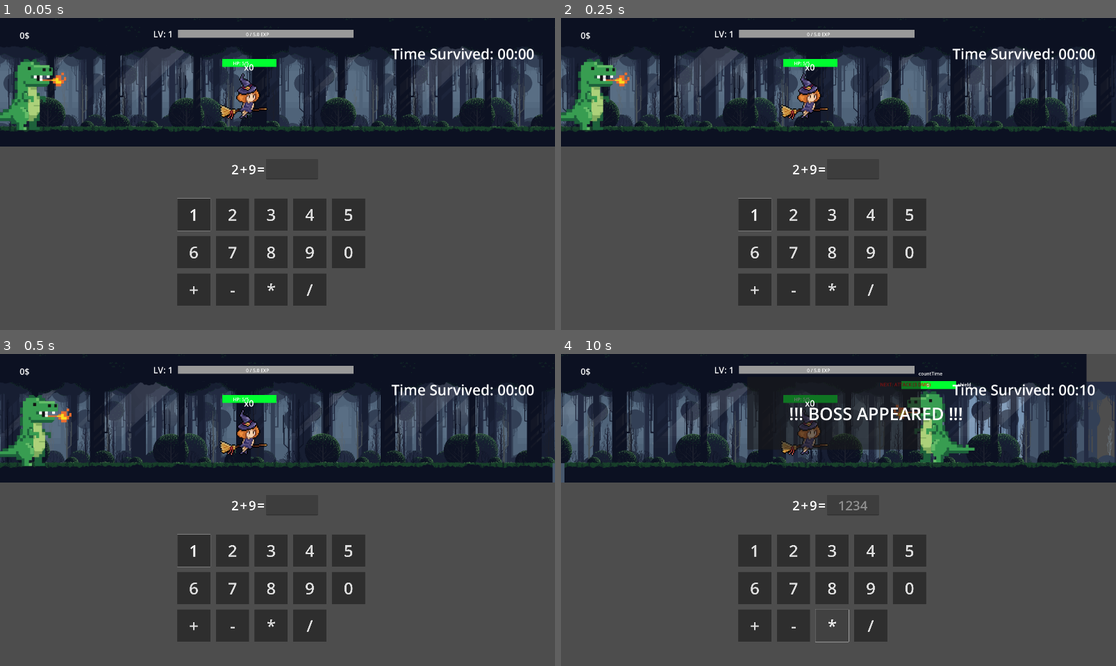
Above: before the commit, frames 1-4 (two rows, left to right).
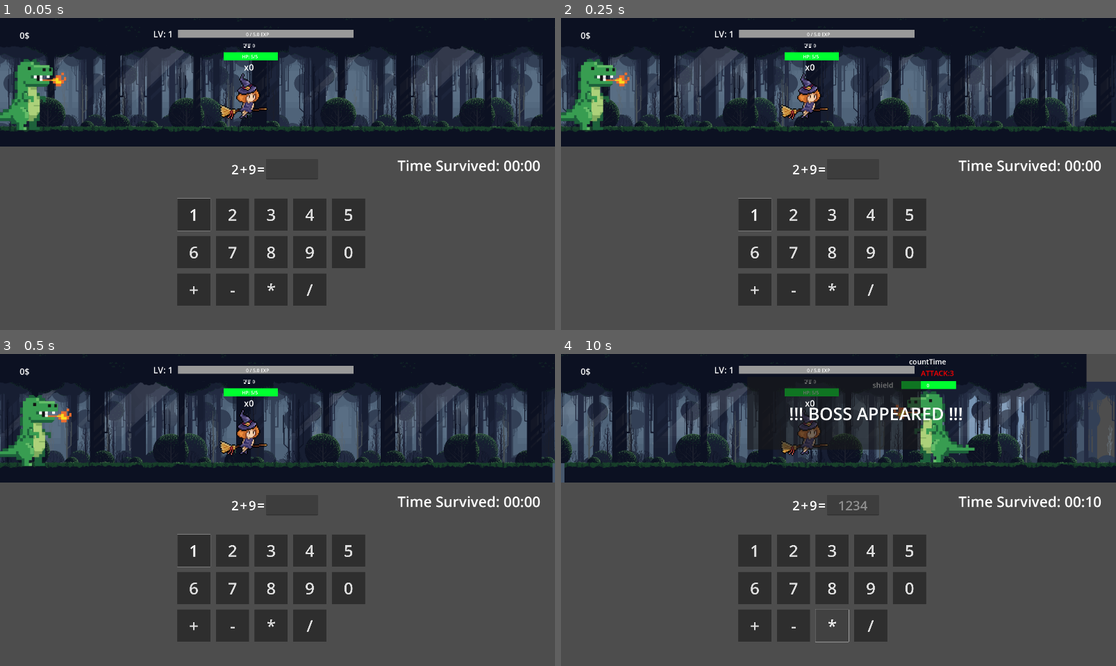
Above: after the commit, the same moments.

Repository: iqern112/MathRunner-ImproveMathGame
Game: Godot game, scene res://Scene/Main.tscn
Two runs of this game, one before a commit and one after it. Both use one fixed random seed, a clock stepped at 60 frames per second and the inputs below.
Inputs:
- Up to frame 1 (0.05 s): no input
- Up to frame 2 (0.25 s): no input
- Up to frame 3 (0.5 s): no input
- Up to frame 4 (10 s): click "1" at 0.5 s; click "2" at 1.25 s; click "3" at 2 s; click "4" at 2.75 s; click "5" at 3.5 s; click "6" at 4.25 s; click "7" at 5 s; click "8" at 5.75 s; click "9" at 6.5 s; click "0" at 7.25 s; click "+" at 8 s; click "-" at 8.75 s; click "*" at 9.5 s

The runs differ from the first frame. In frame 1, 1.2% of the frame differs, in the area x 40-98%, y 8-50%; in frame 2, 1.2%; in frame 3, 1.2%; in frame 4, 1.5%, in the area x 40-98%, y 1-50%.

Commit message:
bossFinish

Diff:
--- a/Scene/Main.tscn
+++ b/Scene/Main.tscn
@@ -18,7 +18,7 @@
 [ext_resource type="Script" uid="uid://dx0l5r4tss1qh" path="res://Script/dino.gd" id="15_gclda"]
 [ext_resource type="Texture2D" uid="uid://xq6jkf6vji0w" path="res://Asset/cha/2.png" id="15_sc4dx"]
 [ext_resource type="Script" uid="uid://dsl7fl1fmwx6u" path="res://Script/game_over_ui.gd" id="17_kp1vv"]
-[ext_resource type="Script" uid="uid://rnfbmb3j5cbc" path="res://Scene/NumpadManager.gd" id="18_hmjy8"]
+[ext_resource type="Script" uid="uid://rnfbmb3j5cbc" path="res://Script/NumpadManager.gd" id="18_hmjy8"]
 
 [sub_resource type="CircleShape2D" id="CircleShape2D_mr7am"]
 radius = 80.0
@@ -173,10 +173,10 @@
 position = Vector2(1061, 788)
 
 [node name="PlayerHp" type="ProgressBar" parent="CharacterBody2D"]
-offset_left = 869.0
-offset_top = 390.0
-offset_right = 1057.0
-offset_bottom = 417.0
+offset_left = 874.0
+offset_top = 367.0
+offset_right = 1062.0
+offset_bottom = 394.0
 theme_override_styles/background = SubResource("StyleBoxFlat_hmjy8")
 theme_override_styles/fill = SubResource("StyleBoxFlat_e6irg")
 max_value = 5.0
@@ -190,12 +190,13 @@
 offset_right = 146.0
 offset_bottom = 26.0
 text = "0"
+horizontal_alignment = 1
 
 [node name="Shield" type="Label" parent="CharacterBody2D"]
-offset_left = -10.0
-offset_top = 71.0
-offset_right = 30.0
-offset_bottom = 94.0
+offset_left = 942.0
+offset_top = 332.0
+offset_right = 982.0
+offset_bottom = 355.0
 
 [node name="Dino" type="CharacterBody2D" parent="." node_paths=PackedStringArray("player")]
 position = Vector2(-904, -212)
@@ -239,31 +240,34 @@
 horizontal_alignment = 1
 
 [node name="Hint" type="Label" parent="Boss"]
-offset_left = 805.0
-offset_top = 319.0
-offset_right = 850.0
-offset_bottom = 342.0
+offset_left = 946.0
+offset_top = 274.0
+offset_right = 995.0
+offset_bottom = 309.0
+theme_override_font_sizes/font_size = 25
 text = "hint"
 
 [node name="Shield" type="Label" parent="Boss"]
-offset_left = 1074.0
-offset_top = 319.0
-offset_right = 1121.0
-offset_bottom = 342.0
+offset_left = 779.0
+offset_top = 315.0
+offset_right = 851.0
+offset_bottom = 350.0
+theme_override_font_sizes/font_size = 25
 text = "shield"
 
 [node name="CountTime" type="Label" parent="Boss"]
-offset_left = 938.0
-offset_top = 281.0
-offset_right = 1021.0
-offset_bottom = 304.0
+offset_left = 905.0
+offset_top = 234.0
+offset_right = 1034.0
+offset_bottom = 276.0
+theme_override_font_sizes/font_size = 25
 text = "countTime"
+
+[node name="BossActionTimer" type="Timer" parent="."]
 
 [node name="ShopTimer" type="Timer" parent="."]
 wait_time = 90.0
 autostart = true
-
-[node name="BossActionTimer" type="Timer" parent="."]
 
 [node name="CanvasLayer" type="CanvasLayer" parent="."]
 
@@ -437,10 +441,10 @@
 text = "Retry"
 
 [node name="TotalTimeLabel" type="Label" parent="CanvasLayer"]
-offset_left = 1354.0
-offset_top = 89.0
-offset_right = 1435.0
-offset_bottom = 158.0
+offset_left = 1375.0
+offset_top = 476.0
+offset_right = 1456.0
+offset_bottom = 545.0
 theme_override_font_sizes/font_size = 50
 text = "0"
 
@@ -531,6 +535,7 @@
 theme_override_styles/normal = SubResource("StyleBoxFlat_bf81u")
 
 [node name="ActionPanel" type="PanelContainer" parent="CanvasLayer"]
+process_mode = 3
 visible = false
 offset_left = 442.0
 offset_top = 251.0
@@ -539,6 +544,7 @@
 theme_override_styles/panel = SubResource("StyleBoxFlat_uq86q")
 
 [node name="VBoxContainer" type="VBoxContainer" parent="CanvasLayer/ActionPanel"]
+process_mode = 3
 layout_mode = 2
 size_flags_horizontal = 4
 size_flags_vertical = 0
@@ -546,12 +552,15 @@
 alignment = 1
 
 [node name="Label" type="Label" parent="CanvasLayer/ActionPanel/VBoxContainer"]
+process_mode = 3
 layout_mode = 2
 theme_override_font_sizes/font_size = 50
 theme_override_styles/normal = SubResource("StyleBoxEmpty_aa3qu")
 text = "action"
+horizontal_alignment = 1
 
 [node name="ActionSelect" type="HBoxContainer" parent="CanvasLayer/ActionPanel/VBoxContainer"]
+process_mode = 3
 layout_mode = 2
 theme_override_constants/separation = 50
 alignment = 1
@@ -560,13 +569,19 @@
 process_mode = 3
 custom_minimum_size = Vector2(150, 150)
 layout_mode = 2
-theme_override_styles/normal = SubResource("StyleBoxFlat_bf81u")
+theme_override_font_sizes/font_size = 25
+theme_override_styles/normal = SubResource("StyleBoxFlat_bf81u")
+text = "Attack
+(5 DMG)"
 
 [node name="Block" type="Button" parent="CanvasLayer/ActionPanel/VBoxContainer/ActionSelect"]
 process_mode = 3
 custom_minimum_size = Vector2(150, 150)
 layout_mode = 2
-theme_override_styles/normal = SubResource("StyleBoxFlat_bf81u")
+theme_override_font_sizes/font_size = 25
+theme_override_styles/normal = SubResource("StyleBoxFlat_bf81u")
+text = "Block
+(5 SHILD)"
 
 [node name="ShopPanel" type="PanelContainer" parent="CanvasLayer"]
 process_mode = 3
--- a/Script/character_body_2d.gd
+++ b/Script/character_body_2d.gd
@@ -43,8 +43,8 @@
 
 	# 3. เอฟเฟกต์ตัวยืด (Squash & Stretch)
 	var scale_tween = create_tween()
-	scale_tween.tween_property($Sprite2D, "scale", Vector2(1.4, 0.7), 0.1) # ตัวแบนและยาว
-	scale_tween.tween_property($Sprite2D, "scale", Vector2(1.0, 1.0), 0.2) # กลับสู่ปกติ
+	scale_tween.tween_property($CollisionShape2D/Sprite2D, "scale", Vector2(1.4, 0.7), 0.1) # ตัวแบนและยาว
+	scale_tween.tween_property($CollisionShape2D/Sprite2D, "scale", Vector2(1.0, 1.0), 0.2) # กลับสู่ปกติ
 
 func on_answer_correct():
 	speed += acceleration # วิ่งเร็วขึ้นเพื่อทิ้งห่าง
--- a/Script/dino.gd
+++ b/Script/dino.gd
@@ -20,10 +20,4 @@
 	var distance = player.global_position.x - global_position.x
 
 	if distance <= 190:
-		# 1. หยุดการทำงานของเกมทั้งหมด
-		get_tree().paused = true
-		var main = get_parent()
-		main.stop_game()
-		# 2. แสดงหน้าต่าง Game Over (ต้องอ้างอิงไปที่โหนด UI ของคุณ)
-		# สมมติว่า UI อยู่ที่เมนูหลัก
-		$"../CanvasLayer/GameOverUI".visible = true
+		$"../CanvasLayer/GameOverUI".game_over()
--- a/Script/game_over_ui.gd
+++ b/Script/game_over_ui.gd
@@ -5,3 +5,8 @@
 	get_tree().paused = false
 	# 2. เริ่มเกมใหม่
 	get_tree().reload_current_scene()
+
+func game_over():
+	get_tree().paused = true
+	$"../..".stop_game()
+	$".".visible = true
--- a/Script/main.gd
+++ b/Script/main.gd
@@ -78,11 +78,13 @@
 
 func _ready() -> void:
 	# สุ่มเมล็ดพันธุ์ (Seed) เพื่อให้การสุ่มแต่ละครั้งไม่เหมือนเดิม
+	# ดึงโฟกัสมาที่หน้าต่างเกมเพื่อให้รับ Input ได้ทันที
+	await get_tree().process_frame # รอให้ Engine เตรียมตัว 1 เฟรม
+	focus_numpad()
 	randomize()
 	numpad.digit_pressed.connect(_on_numpad_digit)
 	numpad.delete_pressed.connect(_on_numpad_delete)
 	numpad.submit_pressed.connect(check_all_answers)
-	#boss_node.global_position.y = $CharacterBody2D.global_position.y + 400
 	# เชื่อมสัญญาณจาก Timer
 	shop_timer.timeout.connect(_on_shop_timer_timeout)
 	# เชื่อมสัญญาณปุ่มในร้านค้า
@@ -147,11 +149,11 @@
 	# 2. สุ่มค่าพลัง (3-5) ไว้ล่วงหน้าเพื่อโชว์ Hint
 	if boss_action == "ATTACK":
 		boss_next_damage = randi_range(3, 5)
-		boss_hint_label.text = "NEXT: ATTACK (%d DMG)" % boss_next_damage
+		boss_hint_label.text = "ATTACK:%d" % boss_next_damage
 		boss_hint_label.modulate = Color.RED
 	else:
 		boss_next_block = randi_range(3, 5)
-		boss_hint_label.text = "NEXT: BLOCK (+%d SHIELD)" % boss_next_block
+		boss_hint_label.text = "BLOCK:+%d" % boss_next_block
 		boss_hint_label.modulate = Color.CYAN
 
 func _on_boss_action_timer_timeout():
@@ -177,8 +179,9 @@
 
 		if player_hp <= 0:
 			# เรียกฟังก์ชันตาย/GameOver ของคุณ
-			stop_game()
+
 			show_result("GAME OVER")
+			$CanvasLayer/GameOverUI.game_over()
 
 	elif boss_action == "BLOCK":
 		boss_shields += boss_next_block
@@ -190,7 +193,7 @@
 
 func _on_action_selected(choice):
 	action_panel.visible = false
-
+	boss_action_timer.paused = false
 	# 3. ผู้เล่นโจมตี 5 หรือ เพิ่มโล่ 5
 	if choice == "ATTACK":
 		var p_damage = 5
@@ -219,6 +222,8 @@
 
 	# เจนโจทย์ใหม่ให้ผู้เล่นทำต่อทันที
 	generate_dynamic_question()
+	focus_numpad()
+
 
 func win_boss_battle():
 	is_boss_mode = false
@@ -232,7 +237,7 @@
 	boss_hp_label.text = "%d / %d" % [boss_hp, boss_max_hp]
 	boss_shield_label.text = "🛡️ " + str(boss_shields)
 	# แสดงเวลาที่เหลือก่อนบอสลงมือ
-	$Boss/CountTime.text = "Time: %.1f" % boss_action_timer.time_left
+	$Boss/CountTime.text = " %.1d" % boss_action_timer.time_left
 
 	# อัปเดตฝั่งผู้เล่น
 	player_hp_bar.value = player_hp
@@ -241,6 +246,7 @@
 
 func open_action_menu():
 	action_panel.visible = true
+	boss_action_timer.paused = true
 	# โฟกัสไปที่ปุ่มแรก (เช่น ปุ่มโจมตี) เพื่อให้กด Shift เลือกได้ทันที
 	ActionSelect.get_node("AttackButton").grab_focus()
 
@@ -270,6 +276,9 @@
 	shop_panel.visible = false
 	get_tree().paused = false
 	# อย่าลืมคืน Focus กลับไปที่ Numpad
+	focus_numpad()
+
+func focus_numpad():
 	$CanvasLayer/NumpadPanel/GridContainer.get_child(0).grab_focus()
 
 func _on_buy_item(item_name):
@@ -342,9 +351,7 @@
 
 	# 2. คืนโฟกัสไปที่ Numpad (จุดสำคัญ)
 	# สมมติว่า Numpad ของคุณมี GridContainer และปุ่มอยู่ข้างใน
-	var numpad_grid = $CanvasLayer/NumpadPanel/GridContainer
-	if numpad_grid.get_child_count() > 0:
-		numpad_grid.get_child(0).grab_focus()
+	focus_numpad()
 	update_level_ui()
 
 # --- ระบบlevel ---
Renamed: Scene/NumpadManager.gd -> Script/NumpadManager.gd
Renamed: Scene/NumpadManager.gd.uid -> Script/NumpadManager.gd.uid
Not shown, added: export_presets.cfg
